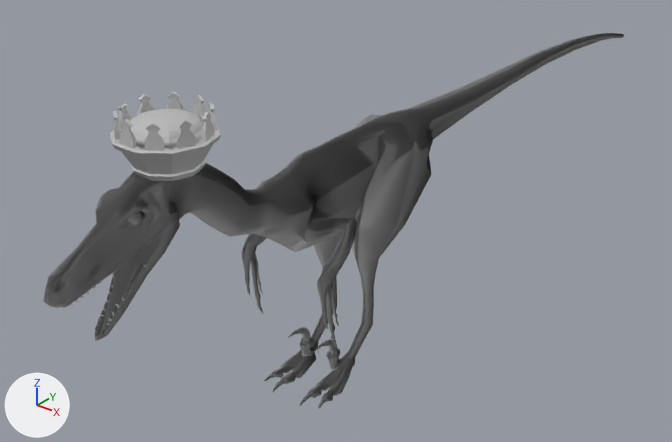
The FBX model PrincessBattle/Assets/PrincessBattle/Models/Dino.fbx, before and after one commit.
Both versions are drawn from a 50 mm camera at (0.2046, -0.2408, 0.224) aimed at (-0.027, 0.0488, 0.0445). The lights are fixed; the arrows at lower left show +X, +Y and +Z. Where no turn or scale is listed for an object, it has been applied to the vertices. Vertices at the same position are counted once.

The older version as bpy lines, for what is in view:
```python
me_mesh = bpy.data.meshes.new('Mesh')
me_mesh.from_pydata(...)  # 4105 vertices, 4338 faces; spans x -0.021..0.021, y -0.115..0.283, z -0.001..0.134
# faces by material slot: [3857, 481]
me_mesh.materials.append(mat_lambert2)  # grey #bcbcbc
me_mesh.materials.append(mat_abrir_malha)  # grey #bcbcbc
ob_dinossauro1 = bpy.data.objects.new('Dinossauro1', me_mesh)
ob_dinossauro1.location = (0.0, 0.0, 0.0)
```
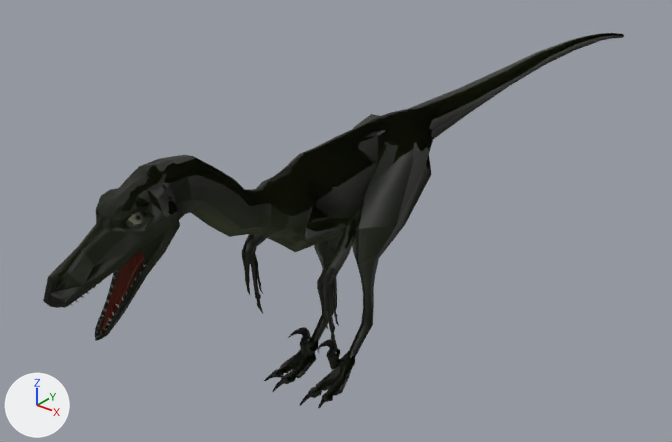
Scene script edits in JSON lines:
```json
{"op": "add", "block": "img_dinossauro___texture_png", "code": ["img_dinossauro___texture_png = load_image('Dinossauro - Texture.png', '../../../../Art/Dinossauro - Texture.png', 2048, 2048, 'sRGB')"]}
{"op": "add", "block": "mat_dinossauro", "code": ["mat_dinossauro = principled_material('Dinossauro')", "mat_dinossauro.texture = img_dinossauro___texture_png"]}
{"block": "me_mesh", "where": "# used by ob_dinossauro1; location = (0.0, 0.0, 0.0)"}
{"op": "remove", "block": "me_mesh", "code": "me_mesh.from_pydata(...)  # 4105 vertices, 4338 faces; spans x -0.021..0.021, y -0.115..0.283, z -0.001..0.134"}
{"op": "remove", "block": "me_mesh", "code": "me_mesh.materials.append(mat_abrir_malha)  # grey #bcbcbc"}
{"op": "add", "block": "me_mesh", "code": "me_mesh.from_pydata(...)  # 3625 vertices, 3857 faces; spans x -0.021..0.021, y -0.115..0.283, z -0.001..0.117"}
{"block": "me_mesh", "change": "me_mesh part 1: the loose piece of 480 vertices spanning x -0.016..0.018, y -0.083..-0.051, z 0.115..0.134 is deleted"}
{"block": "me_mesh", "change": "me_mesh part 2: 3857 faces spanning x -0.021..0.021, y -0.115..0.283, z -0.001..0.117 switch from mat_lambert2 (grey #bcbcbc) to mat_dinossauro (picture img_dinossauro___texture_png)"}
```

Pixel boxes [x1, y1, x2, y2] of what changed, in the pictures (672 x 442 px):
```json
{"part": 1, "of": "me_mesh", "change": "deleted", "before": [110, 91, 222, 181]}
{"part": 2, "of": "me_mesh", "change": "recoloured", "before": [43, 33, 624, 408], "after": [43, 33, 624, 408], "on screen": "grey to black"}
```
